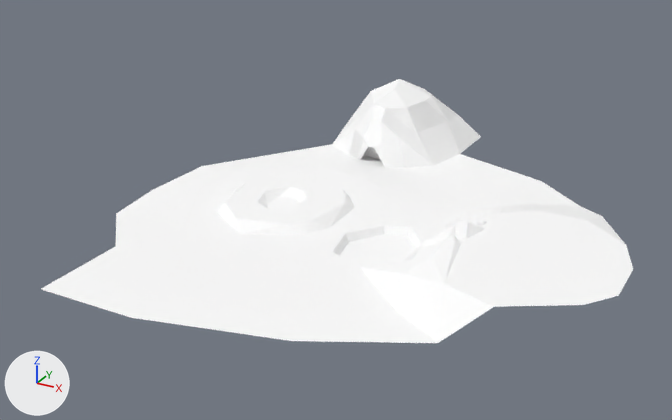
Renders of the glTF model assets/SolColi.glb from each side of a commit.
Camera for both pictures: a 50 mm camera at (7.18, -11.81, 6.23) aimed at (0.7, -0.04, 0.34). The lights are fixed; the arrows at lower left show +X, +Y and +Z. Where no turn or scale is listed for an object, it has been applied to the vertices. Vertices at the same position are counted once.

Names of what the first picture shows: 'beveled_cuboid'.
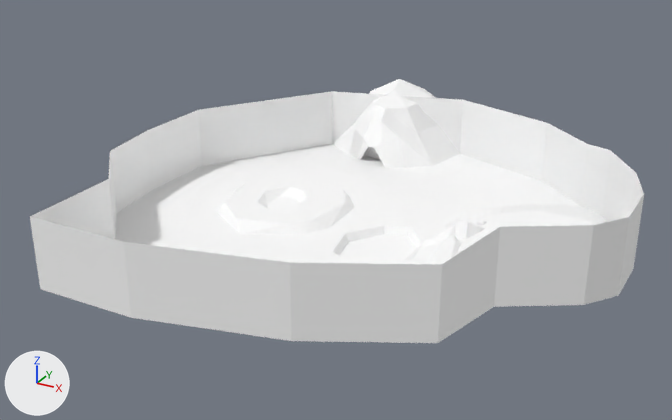
Diff of the bpy script that builds the scene:
```diff
--- a/assets/SolColi.glb.py
+++ b/assets/SolColi.glb.py
@@ me_mesh_0 @@
 # used by ob_beveled_cuboid; location = (0.0, 0.0, 0.0)
-me_mesh_0.from_pydata(...)  # 196 vertices, 369 faces; spans x -2.6..5.36, y -4.08..5.32, z 0.12..1.31
+me_mesh_0.from_pydata(...)  # 214 vertices, 405 faces; spans x -2.6..5.36, y -4.08..5.32, z 0.12..1.7
+# me_mesh_0 part 1
+# 3 vertices are added at (1.25, 3.82, 1.19), (4.48, 1.48, 1.52), (-1.13, 3.14, 1.19)
+# 15 new vertices lie (0.0, 0.0, 1.06) away from vertices in x -2.6..5.36, y -4.08..3.07, z 0.19..0.64
+# 36 new faces join them
 me_mesh_0.materials.append(mat_material_0)
```

Boxes [x1, y1, x2, y2] around the edits, measured in the pictures (672 x 420 px):
'beveled_cuboid', reshaped
    before: [41, 79, 633, 343]
    after: [30, 79, 644, 343]
part 1 of me_mesh_0, added
    after: [30, 91, 644, 343]
